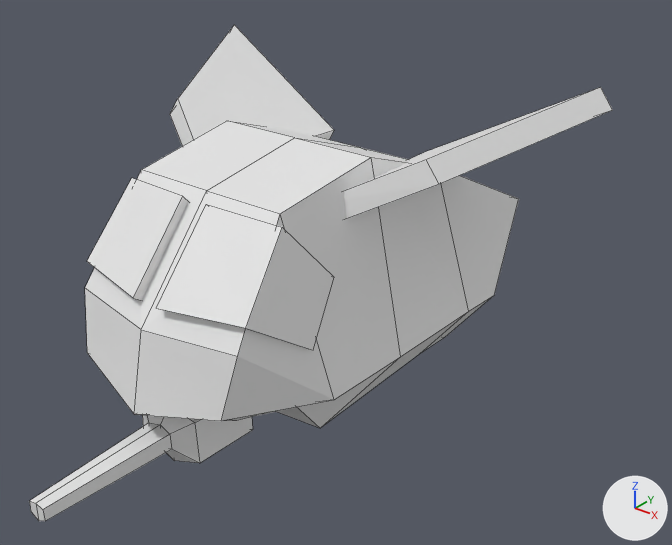
The Blender file GravityGame/Assets/Ship/GobboShip/GobboShip.blend, before and after one commit.
The view is the same before and after, from a 50 mm lens placed at (11.41, -11.16, 8.81), pointed at (1.03, 1.82, 0.76). The axes (+X, +Y, +Z) are drawn at lower right. The lights are the same throughout. Mesh edges are drawn as thin lines.
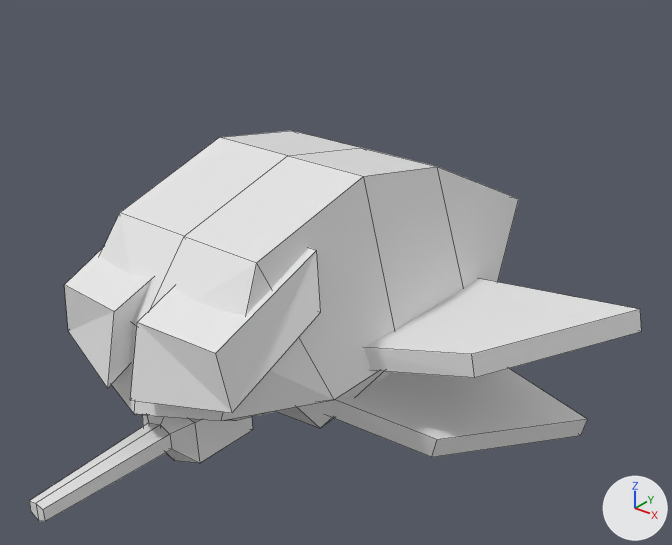
Commit message: Added spawner for gobbos

Boxes [x1, y1, x2, y2] around the edits, measured in the pictures (672 x 545 px; the box of a moved part takes in the faces that stretch with it):
'Cube', reshaped (21% shorter): before [29, 25, 612, 521]; after [29, 131, 642, 521]
part 1 of me_cube_001, moved or reshaped: before [170, 25, 612, 219]; after [327, 368, 588, 457]
part 2 of me_cube_001, added: after [364, 278, 642, 378]
part 3 of me_cube_001, moved or reshaped: before [85, 121, 469, 421]; after [64, 131, 464, 421]

What the commit changed:
me_cube_001 has 70 vertices, 60 faces and spans x 0.0..4.95, y -4.77..6.64, z -2.41..4.41.
me_cube_001 is used by ob_cube; location (0.0, 0.0, 0.0).
Verts and faces of me_cube_001; kept vertices keep their numbers, new ones are numbered from 70.
Before the commit, vertices of me_cube_001: 3 (0.0, -0.53, 2.94) at pixel (206, 190), 7 (1.73, -0.54, 2.94) at pixel (280, 213), 9 (0.0, 1.84, 3.31) at pixel (294, 137), 11 (1.84, 1.84, 3.31) at pixel (371, 157), 62 (0.29, -2.15, 1.36) at pixel (156, 308).
Before the commit, vertices of me_cube_001: 63 (0.26, -0.61, 0.42), 64 (2.04, -1.77, 1.42) at pixel (245, 328), 65 (2.38, -0.51, 0.55) at pixel (313, 350), 66 (0.29, -0.84, 2.85) at pixel (206, 204), 67 (0.21, 0.25, 1.65).
Before the commit, vertices of me_cube_001: 68 (1.88, -0.66, 2.79) at pixel (282, 227), 69 (2.23, 0.28, 1.62) at pixel (334, 277).
me_cube_001 part 1: the loose piece of 8 vertices spanning x 1.22..4.95, y 0.69..5.04, z 2.16..4.41 is turned 48.6 degrees about the y axis through its middle, then moved by (0.32, 0.0, -5.48).
me_cube_001 part 2: the loose piece of 8 vertices spanning x 1.22..4.95, y 0.69..5.04, z 2.16..4.41 is copied, and the copy is turned 24.5 degrees about the y axis through its middle, then moved by (1.03, 0.0, -3.4); it spans x 2.13..6.12, y 0.69..5.04, z -0.46..0.26.
Part 3, on me_cube_001:
Vertex 3 moves to (0.0, -1.14, 2.27), pixel (184, 236).
Vertex 7 moves to (1.73, -1.14, 2.27), pixel (256, 262).
Vertex 9 moves to (0.0, 1.62, 3.02), pixel (287, 155).
Vertex 11 moves to (1.84, 1.61, 3.02), pixel (363, 176).
Vertex 62 moves to (0.29, -2.89, -0.11), pixel (130, 400).
Vertex 63 moves to (0.26, -0.4, 1.08).
Vertex 64 moves to (2.16, -2.3, 0.11), pixel (232, 412).
Vertex 65 moves to (2.38, -0.29, 1.21), pixel (320, 312).
Vertex 66 moves to (0.29, -2.57, 1.28), pixel (137, 322).
Vertex 67 moves to (0.21, 0.0, 2.21).
Vertex 68 moves to (1.94, -2.38, 1.2), pixel (215, 353).
Vertex 69 moves to (2.04, 0.02, 2.17), pixel (316, 250).
